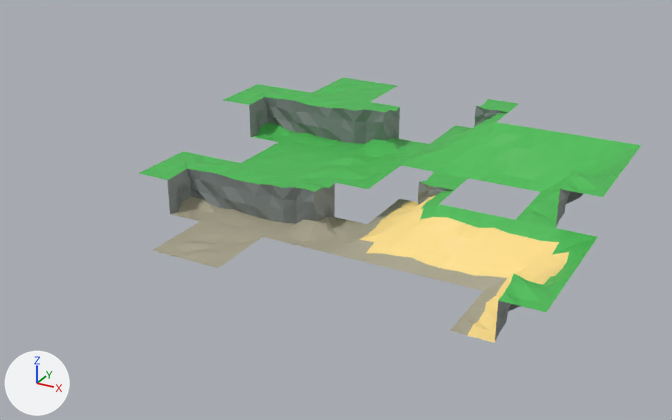
What one commit did to the Blender file CubicTerrainBlender/CubicTerrain.blend.
Before and after are seen from a 50 mm lens placed at (26.2, -42.3, 18.6), pointed at (3.3, -0.5, -2.3). The lights are fixed; the arrows at lower left show +X, +Y and +Z.

Names of what the first picture shows: 'BasicCliff', 'BasicCliffCornerOuter', 'BasicSlope', 'BasicSlopeCornerInner', 'SeaCliff', 'SeaCliffCornerInner', 'SeaCliffCornerOuter', 'SeaCliffToSlopeTransition', 'SeaFloor', 'SeaSlope', 'SeaSlopeCornerInner', 'SeaSlopeCornerOuter'.
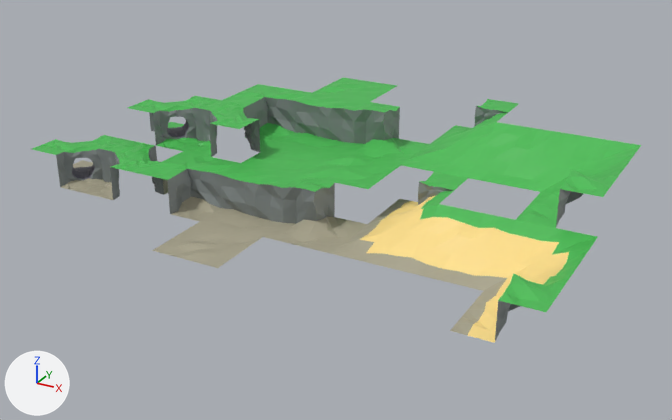
Commit message: Added new intersection tiles - one wth a cool tunnel

Diff of the bpy script that builds the scene:
```diff
--- a/CubicTerrainBlender/CubicTerrain.blend.py
+++ b/CubicTerrainBlender/CubicTerrain.blend.py
@@ me_seacliffintersectionwithtunnel @@
+me_seacliffintersectionwithtunnel.from_pydata(...)  # 345 vertices, 308 faces; spans x -2.0..2.0, y -2.0..2.0, z -2.07..0.08
+me_seacliffintersectionwithtunnel.materials.append(mat_material_001)  # picture img_twilioquest_76_32x_png_001
@@ me_seacliffintersection @@
+me_seacliffintersection.from_pydata(...)  # 292 vertices, 265 faces; spans x -2.0..2.0, y -2.0..2.0, z -2.07..0.08
+me_seacliffintersection.materials.append(mat_material_001)  # picture img_twilioquest_76_32x_png_001
@@ me_basiccliffintersectionwithtunnel @@
+me_basiccliffintersectionwithtunnel.from_pydata(...)  # 345 vertices, 308 faces; spans x -2.0..2.0, y -2.0..2.0, z -0.07..2.08
+me_basiccliffintersectionwithtunnel.materials.append(mat_material_001)  # picture img_twilioquest_76_32x_png_001
@@ me_basiccliffintersection @@
+me_basiccliffintersection.from_pydata(...)  # 292 vertices, 265 faces; spans x -2.0..2.0, y -2.0..2.0, z -0.07..2.08
+me_basiccliffintersection.materials.append(mat_material_001)  # picture img_twilioquest_76_32x_png_001
@@ ob_seacliffintersectionwithtunnel @@
+ob_seacliffintersectionwithtunnel = bpy.data.objects.new('SeaCliffIntersectionWithTunnel', me_seacliffintersectionwithtunnel)
+ob_seacliffintersectionwithtunnel.location = (-12.0, -4.0, 0.0)
@@ ob_seacliffintersection @@
+ob_seacliffintersection = bpy.data.objects.new('SeaCliffIntersection', me_seacliffintersection)
+ob_seacliffintersection.location = (-8.0, -4.0, 0.0)
@@ ob_basiccliffintersectionwithtunnel @@
+ob_basiccliffintersectionwithtunnel = bpy.data.objects.new('BasicCliffIntersectionWithTunnel', me_basiccliffintersectionwithtunnel)
+ob_basiccliffintersectionwithtunnel.location = (-8.0, 0.0, 0.0)
@@ ob_basiccliffintersection @@
+ob_basiccliffintersection = bpy.data.objects.new('BasicCliffIntersection', me_basiccliffintersection)
+ob_basiccliffintersection.location = (-4.0, 0.0, 0.0)
```

Location of each change, (x1, y1, x2, y2) in pixels of the pictures (672 x 420 px):
'SeaCliffIntersectionWithTunnel', added
    after: (32, 135, 129, 194)
'BasicCliffIntersectionWithTunnel', added
    after: (128, 96, 221, 151)
'BasicCliffIntersection', added
    after: (184, 100, 278, 157)
'SeaCliffIntersection', added
    after: (87, 140, 168, 200)
